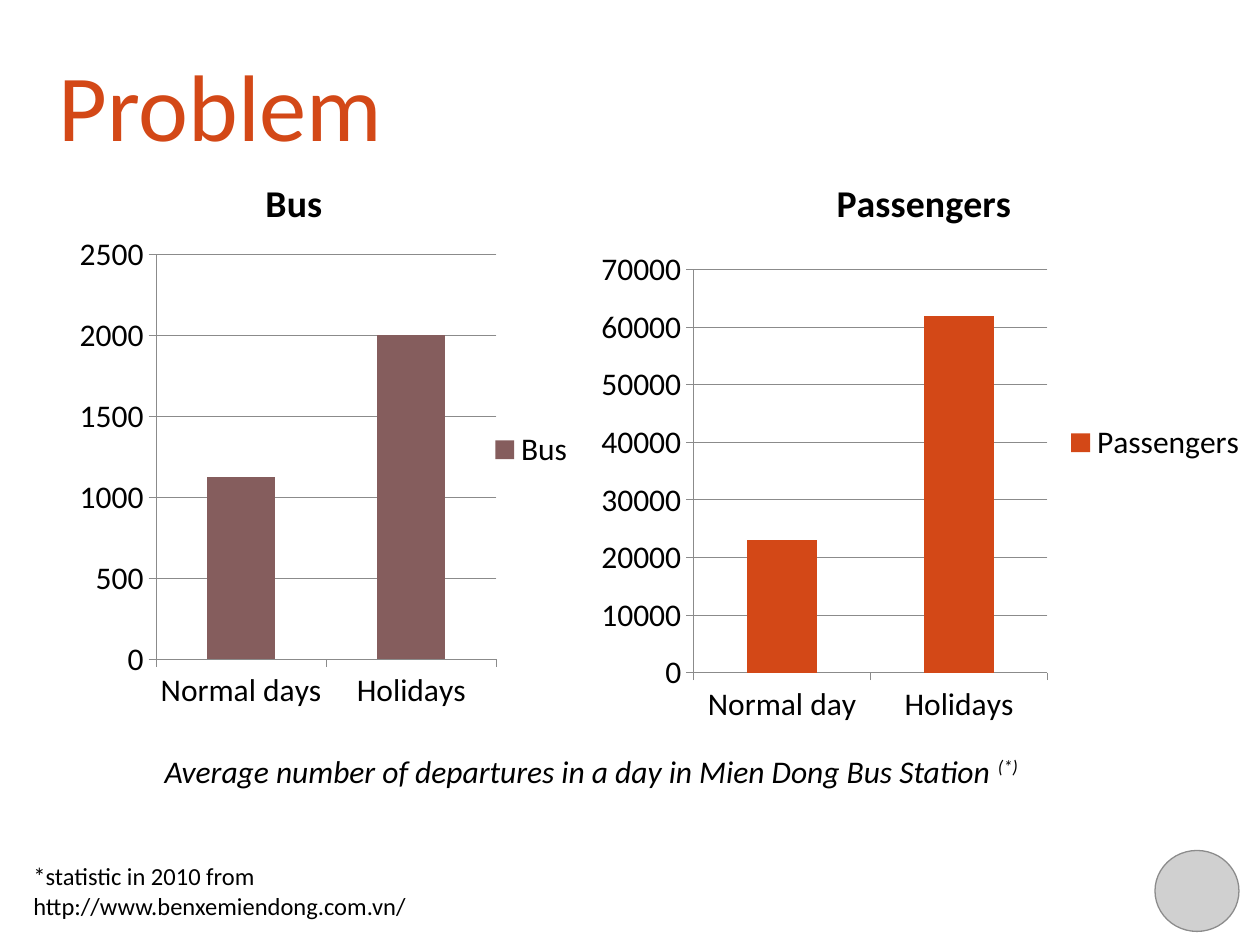
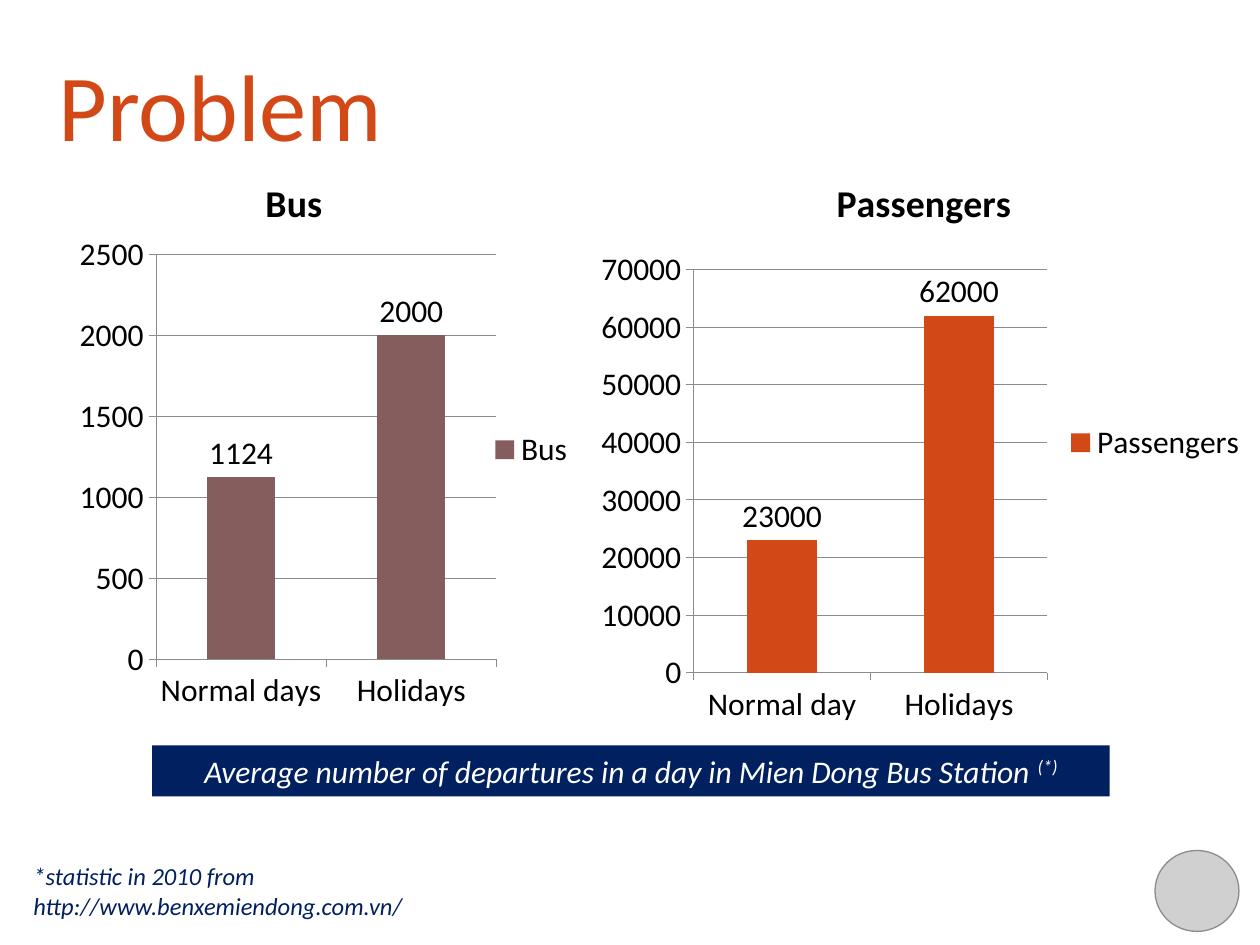
Before and after one commit to khalifandiaye/bus-reservation, a slide deck: slide 3 of WIP/Document/Project Report/Project-Agenda-Team04.pptx. Drawn at 1260x945 pixels with LibreOffice and Linux fonts; fonts in the diff are those of the drawing; grey boxes stand for pictures; background and template pictures are left out. Boxes give left, top, right and bottom in pixels: in the first picture for what was removed or moved away, otherwise in the second. Text is boxed around its words. In the diff, an @@ line names an element or a change of style, - is before the commit and + after.

```diff
--- a/WIP/Document/Project Report/Project-Agenda-Team04.pptx
+++ b/WIP/Document/Project Report/Project-Agenda-Team04.pptx
@@ column chart at box(0, 150, 588, 748) @@
@@ Bus, Normal days: 1120 to 1124 @@
@@ data labels of Bus added @@
@@ column chart at box(588, 150, 1260, 735) @@
@@ data labels of Passengers added @@
@@ rectangle "Average number of departures in ...": place and size @@
-rectangle "Average number of departures in ..." at box(165, 761, 989, 789)
+rectangle "Average number of departures in ..." at box(152, 746, 1110, 796)
@@ rectangle "Average number of departures in ..." at box(152, 746, 1110, 796): text colour #000000 to #FFFFFF; alignment left to centre; fill none to #002060 @@
@@ text "*statistic in 2010 from http://www.benxemiendong.com.vn/" at box(33, 867, 402, 920): text colour #000000 to #002060, italic on @@
```
Also in this commit, not shown: 11 other slides changed, 1 slide added, 1 other file.
